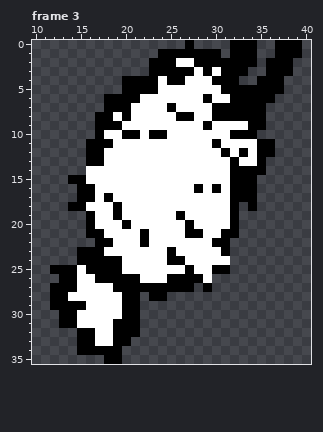
Pixel-art file: done/bird_death.aseprite. Above: the version before the commit.
52x36 pixels, 3 frames. Shown: frame 3: x 10..40, y 0..35.
After:
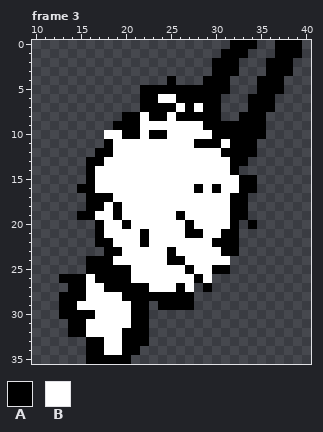
Palette (. is transparent): A #000000  B #ffffff
The exact change:
--- frame 3, layers "legs+wings", "body+head"
@@ x 10..40 @@
- 0 .................A....AAA..AAA.
- 1 ..............AAAAAAA.AAA..AAA.
- 2 .............AAABBAAAAAAA.AAA..
- 3 .............AAAAABABAAA..AAA..
- 4 ..........AAAABAABBBAAA..AAA...
- 5 ..........AAAABBBBBBBAAAAAAA...
- 6 ........AAAABBBBBBBABBAAAAA....
- 7 ........AAABBBBABBBBAAAAAA.....
- 8 .......AABABBBBBAABBAAAAAA.....
- 9 .......AAABBBBBBBBBABBBBAA.....
-10 .......ABBAABAABBBBBBBAAA......
-11 ......AAABBBBBBBBBBBABBBBAA....
-12 ......AABBBBBBBBBBBBBABABAA....
-13 ......AABBBBBBBBBBBBBBABBA.....
-14 ......BBBBBBBBBBBBBBBBAAAA.....
-15 ....AABBBBBBBBBBBBBBBBAAA......
-16 .....AABBBBBBBBBBBABABAAA......
-17 .....AABABBBBBBBBBBBBBAAA......
-18 ....AABBBABBBBBBBBBBBBA.A......
-19 ......ABBABBBBBBABBBBBA........
-20 ......ABBBABBBBBBABBBBA........
-21 ......AABBBBABBBBAABBAA........
-22 .......AABBBABBBBBBBAA.........
-23 .....AAABBBBBBBABBBBBA.........
-24 .....AAAAABBBBBAABBBBB.........
-25 ..AAABAAAABBBBBBBABBAA.........
-26 ...AABBAAAAABBBAAAAB...........
-27 ..AAABBBBAAAAAAAAA.A...........
-28 ..AABBBBBBAA.AA................
-29 ..AAAABBBBAA...................
-30 ...AABBBBBAA...................
-31 ...AABBBBAAA...................
-32 .....AABBAAA...................
-33 .....AABBAA....................
-34 .....AAAAA.....................
-35 ........AA.....................
+ 0 ......................AAA..AAA.
+ 1 .....................AAA...AAA.
+ 2 ....................AAA...AAA..
+ 3 ....................AAA...AAA..
+ 4 ...............A...AAA...AAA...
+ 5 ............AAAAAAAAAA...AAA...
+ 6 ............AABBAAAAA...AAA....
+ 7 ............AAAABABAA...AAA....
+ 8 ..........AABAABAAAAA..AAA.....
+ 9 .........AAABBBBBBBAAAAAAA.....
+10 ........BBAABAABBBBBAAAAAA.....
+11 ........ABBBBBBBBBAAABAAA......
+12 .......AABBBBBBBBBBBBAAAA......
+13 ......AABBBBBBBBBBBBBBAA.......
+14 ......ABBBBBBBBBBBBBBBA........
+15 ......ABBBBBBBBBBBBBBBBAA......
+16 .....AABBBBBBBBBBBABABBAA......
+17 ......AAABBBBBBBBBBBBBAA.......
+18 ......AABABBBBBBBBBBBBAA.......
+19 .....AABBABBBBBBABBBBBAA.......
+20 .......ABBABBBBBBABBBBA.A......
+21 .......ABBBBABBBBAABBAA........
+22 .......AABBBABBBBBBBAAA........
+23 ........AABBBBBABBBBBAA........
+24 ......AAABBBBBBAABBBBB.........
+25 ......AAAAABBBBBBABBAA.........
+26 ...AAABAAAABBBBBBBAB...........
+27 ....AABBAAAAABBBAB.A...........
+28 ...AAABBBBAAAAAAAA.............
+29 ...AABBBBBBAA.AAAA.............
+30 ...AAAABBBBAA..................
+31 ....AABBBBBAA..................
+32 ....AABBBBAAA..................
+33 ......AABBAAA..................
+34 ......AABBAA...................
+35 ......AAAAA....................
